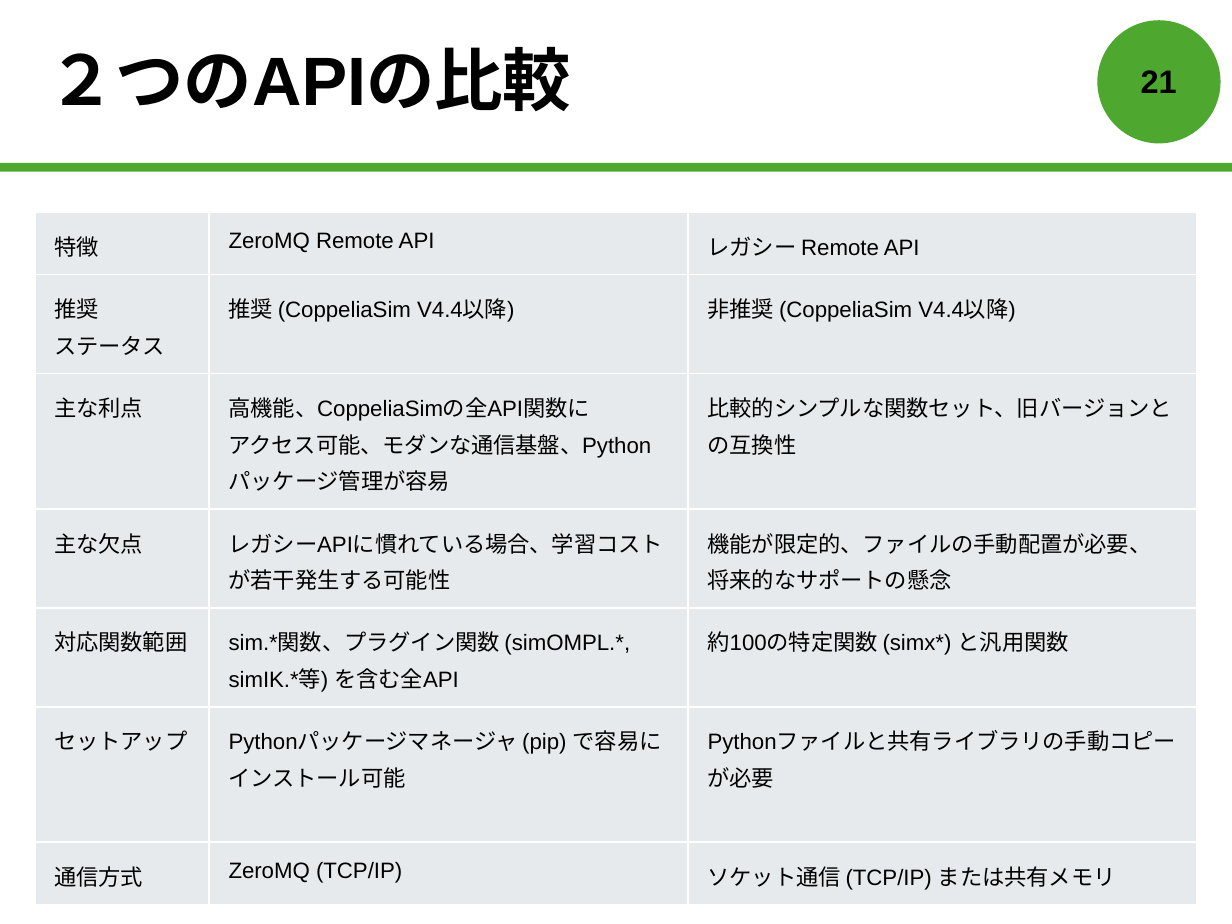
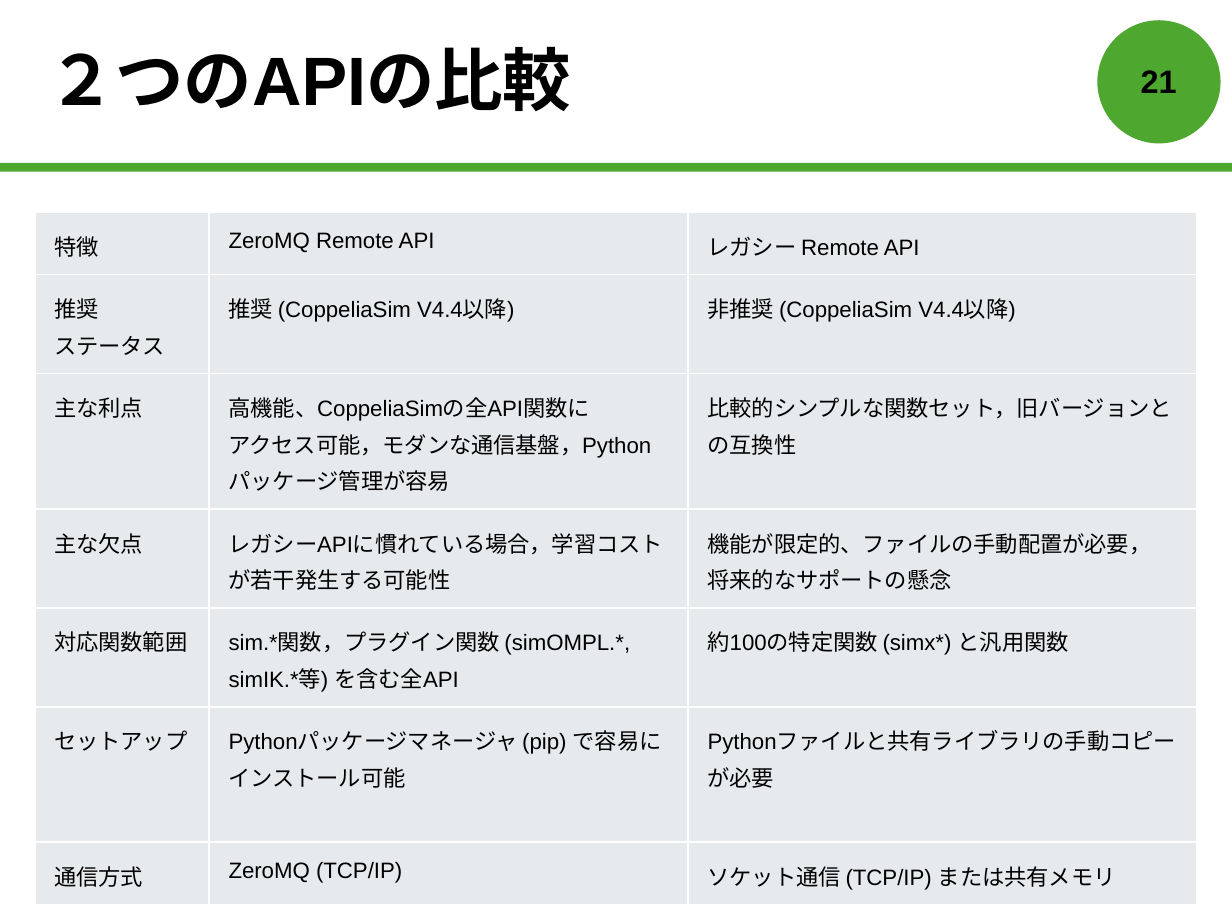
Before and after one commit to forest-book/MatlabLOSFormation, a slide deck: slide 22 of 森本皓斗.pptx. Drawn at 1232x924 pixels with LibreOffice and Linux fonts; fonts in the diff are those of the drawing. Boxes give left, top, right and bottom in pixels: in the first picture for what was removed or moved away, otherwise in the second. Text is boxed around its words. In the diff, an @@ line names an element or a change of style, - is before the commit and + after.

```diff
--- a/森本皓斗.pptx
+++ b/森本皓斗.pptx
@@ table at (34,212,1196,894) @@
-row 3, column 2: 高機能、CoppeliaSimの全API関数に アクセス可能、モダンな通信基盤、Pythonパッケージ管理が容易
+row 3, column 2: 高機能、CoppeliaSimの全API関数に アクセス可能，モダンな通信基盤，Pythonパッケージ管理が容易
-row 3, column 3: 比較的シンプルな関数セット、旧バージョンとの互換性
+row 3, column 3: 比較的シンプルな関数セット，旧バージョンとの互換性
-row 4, column 2: レガシーAPIに慣れている場合、学習コストが若干発生する可能性
+row 4, column 2: レガシーAPIに慣れている場合，学習コストが若干発生する可能性
-row 4, column 3: 機能が限定的、ファイルの手動配置が必要、 将来的なサポートの懸念
+row 4, column 3: 機能が限定的、ファイルの手動配置が必要， 将来的なサポートの懸念
-row 5, column 2: sim.*関数、プラグイン関数 (simOMPL.*, simIK.*等) を含む全API
+row 5, column 2: sim.*関数，プラグイン関数 (simOMPL.*, simIK.*等) を含む全API
```
Also in this commit, not shown: 1 other slide changed.
